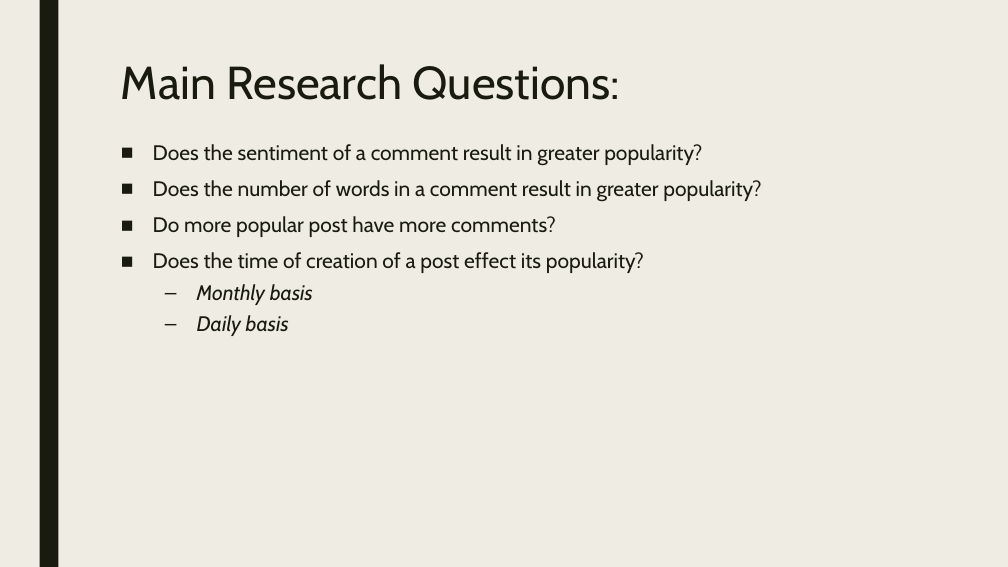
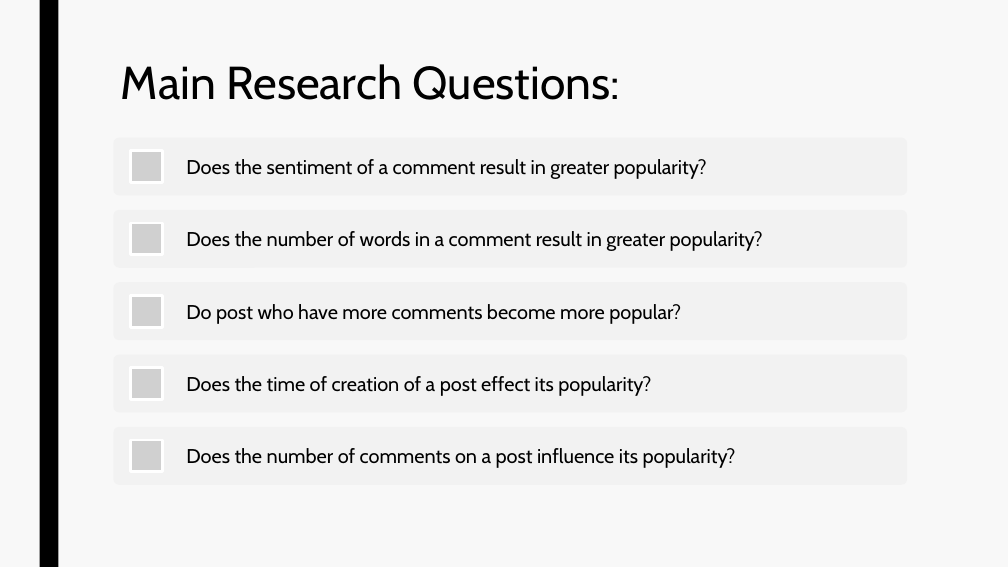
Before and after one commit to EvaTarr/CMPT412Project, a slide deck: slide 3 of presentation.pptx (slide 4 before the commit). Drawn at 1008x567 pixels with LibreOffice and Linux fonts; fonts in the diff are those of the drawing; grey boxes stand for pictures. Boxes give left, top, right and bottom in pixels: in the first picture for what was removed or moved away, otherwise in the second. Text is boxed around its words. In the diff, an @@ line names an element or a change of style, - is before the commit and + after.

```diff
--- a/presentation.pptx
+++ b/presentation.pptx
@@ background #EFEDE3 to #F8F8F8 @@
@@ rectangle at (39, 0, 58, 567): fill #191B0E to #000000 @@
@@ title "Main Research Questions:" at (121, 64, 620, 100): text colour #191B0E to #000000 @@
@@ text removed at (153, 144, 761, 336) @@
-■ Does the sentiment of a comment result in greater popularity?
-■ Does the number of words in a comment result in greater popularity?
-■ Do more popular post have more comments?
-■ Does the time of creation of a post effect its popularity?
-  – Monthly basis
-  – Daily basis
@@ group added at (113, 138, 907, 485): 5 rounded rectangles, 5 pictures, 5 texts @@
+Does the sentiment of a comment result in greater popularity?
+Does the number of words in a comment result in greater popularity?
+Do post who have more comments become more popular?
+Does the time of creation of a post effect its popularity?
+Does the number of comments on a post influence its popularity?
```
Also in this commit, not shown: 10 other slides changed, 1 slide added, 1 slide removed, 3 other files.
